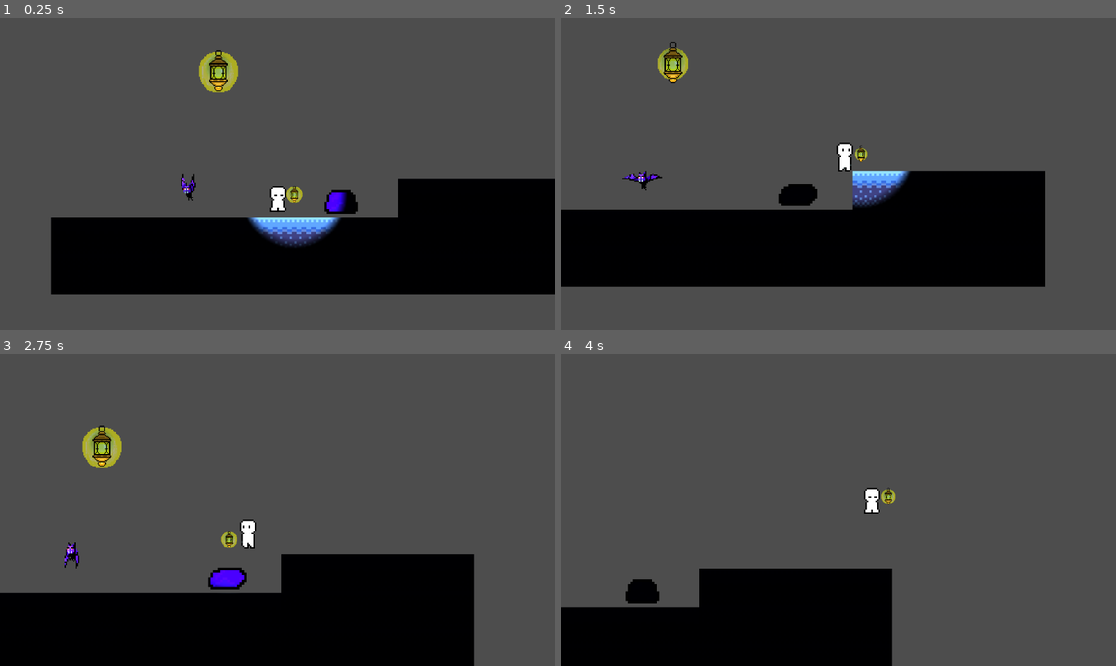
Above: before the commit, frames 1-4 (two rows, left to right).
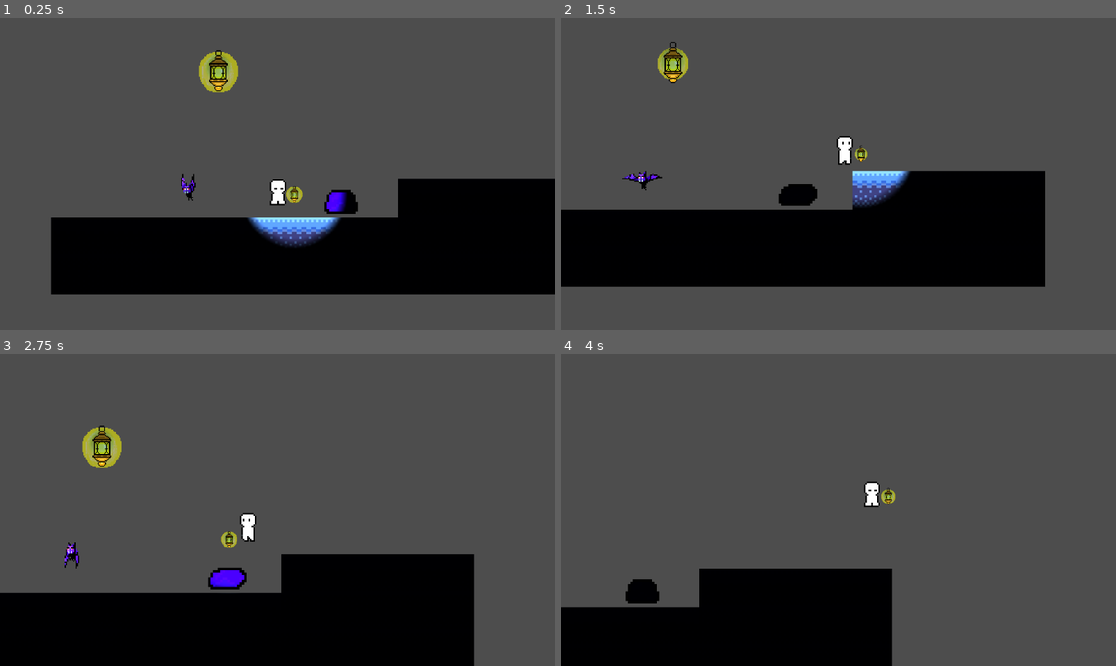
Above: after the commit, the same moments.

Repository: yaksies/campfireGame
Game: Godot game, scene res://scenes/game.tscn
Same seed, same stepped clock (60 frames per second), same inputs: the game is played once before the commit and once after it.
Inputs:
- Up to frame 1 (0.25 s): no input
- Up to frame 2 (1.5 s): hold D (move_right) from 0.53 s (still down); tap Space (jump) at 0.6, 0.77, 1.07, 1.35 s
- Up to frame 3 (2.75 s): tap Space (jump) at 1.52, 1.82, 2.1 s; release D (move_right) at 2.03 s; hold A (move_left) from 2.03 s (still down)
- Up to frame 4 (4 s): release A (move_left) at 2.78 s; hold D (move_right) from 2.78 s (still down); tap Space (jump) at 2.85, 3.02, 3.32, 3.6, 3.77 s

The runs differ from the first frame. In frame 1, 0.2% of the frame differs, in the area x 48-52%, y 51-63%; in frame 2, 0.2%; in frame 3, 0.2%; in frame 4, 0.2%.

Commit message:
Removed land animation

Diff:
--- a/campfire-game/scenes/player.tscn
+++ b/campfire-game/scenes/player.tscn
@@ -20,15 +20,10 @@
 [ext_resource type="Texture2D" uid="uid://w2sx5i01x7e4" path="res://assets/player/player-jump/sprite_4.png" id="17_4r5pv"]
 [ext_resource type="Texture2D" uid="uid://2vugjdiqh7bc" path="res://assets/player/player-jump/sprite_5.png" id="18_60mlk"]
 [ext_resource type="Texture2D" uid="uid://b1fxm065xgk1j" path="res://assets/player/player-jump/sprite_6.png" id="19_l71n6"]
-[ext_resource type="Texture2D" uid="uid://b3t11qnxkyr6i" path="res://assets/player/player-land/ground hit0.png" id="20_dt7fs"]
 [ext_resource type="Texture2D" uid="uid://cvqv6ptpunwmc" path="res://assets/player/player-walk/sprite_0.png" id="20_ke2ow"]
 [ext_resource type="Texture2D" uid="uid://ddl86ysae1m3q" path="res://assets/player/player-walk/sprite_1.png" id="21_ujl30"]
-[ext_resource type="Texture2D" uid="uid://0ichfdpepl4a" path="res://assets/player/player-land/ground hit1.png" id="21_wqfne"]
 [ext_resource type="Texture2D" uid="uid://c0mles78n2w7p" path="res://assets/player/player-walk/sprite_2.png" id="22_31cv2"]
-[ext_resource type="Texture2D" uid="uid://dmqav2uqyuoau" path="res://assets/player/player-land/ground hit2.png" id="22_wnwbv"]
-[ext_resource type="Texture2D" uid="uid://grlacbg6nij5" path="res://assets/player/player-land/ground hit3.png" id="23_gl8cc"]
 [ext_resource type="Texture2D" uid="uid://b0785ik5jgilw" path="res://assets/player/player-walk/sprite_3.png" id="23_pf23h"]
-[ext_resource type="Texture2D" uid="uid://bn8x3rv5y6f5l" path="res://assets/player/player-land/ground hit4.png" id="24_487ah"]
 
 [sub_resource type="SpriteFrames" id="SpriteFrames_dqkch"]
 animations = [{
@@ -98,26 +93,6 @@
 }, {
 "frames": [{
 "duration": 1.0,
-"texture": ExtResource("20_dt7fs")
-}, {
-"duration": 1.0,
-"texture": ExtResource("21_wqfne")
-}, {
-"duration": 1.0,
-"texture": ExtResource("22_wnwbv")
-}, {
-"duration": 1.0,
-"texture": ExtResource("23_gl8cc")
-}, {
-"duration": 1.0,
-"texture": ExtResource("24_487ah")
-}],
-"loop": false,
-"name": &"land",
-"speed": 6.0
-}, {
-"frames": [{
-"duration": 1.0,
 "texture": ExtResource("20_ke2ow")
 }, {
 "duration": 1.0,
@@ -134,54 +109,6 @@
 "speed": 12.0
 }]
 
-[sub_resource type="Animation" id="Animation_dt7fs"]
-resource_name = "RESET"
-
-[sub_resource type="Animation" id="Animation_wqfne"]
-resource_name = "land"
-tracks/0/type = "value"
-tracks/0/imported = false
-tracks/0/enabled = false
-tracks/0/path = NodePath(".:frame")
-tracks/0/interp = 1
-tracks/0/loop_wrap = true
-tracks/0/keys = {
-"times": PackedFloat32Array(0.033333335),
-"transitions": PackedFloat32Array(1),
-"update": 1,
-"values": [0]
-}
-tracks/1/type = "value"
-tracks/1/imported = false
-tracks/1/enabled = false
-tracks/1/path = NodePath(".:animation")
-tracks/1/interp = 1
-tracks/1/loop_wrap = true
-tracks/1/keys = {
-"times": PackedFloat32Array(0.033333335),
-"transitions": PackedFloat32Array(1),
-"update": 1,
-"values": [&"land"]
-}
-tracks/2/type = "value"
-tracks/2/imported = false
-tracks/2/enabled = false
-tracks/2/path = NodePath(".:offset")
-tracks/2/interp = 1
-tracks/2/loop_wrap = true
-tracks/2/keys = {
-"times": PackedFloat32Array(0.033333335),
-"transitions": PackedFloat32Array(1),
-"update": 0,
-"values": [Vector2(0, 14)]
-}
-
-[sub_resource type="AnimationLibrary" id="AnimationLibrary_wnwbv"]
-_data = {
-&"RESET": SubResource("Animation_dt7fs"),
-&"land": SubResource("Animation_wqfne")
-}
-
 [sub_resource type="RectangleShape2D" id="RectangleShape2D_qlg0r"]
 size = Vector2(27, 49)
 
@@ -193,12 +120,7 @@
 position = Vector2(2, 0)
 scale = Vector2(0.82, 0.794)
 sprite_frames = SubResource("SpriteFrames_dqkch")
-animation = &"land"
-offset = Vector2(0, 14)
-
-[node name="AnimationPlayer" type="AnimationPlayer" parent="." unique_id=1091539]
-root_node = NodePath("../AnimatedSprite2D")
-libraries/ = SubResource("AnimationLibrary_wnwbv")
+animation = &"idle"
 
 [node name="Lantern" parent="." unique_id=733144119 instance=ExtResource("3_qhqgy")]
 position = Vector2(28.000002, -4)
--- a/campfire-game/scripts/player.gd
+++ b/campfire-game/scripts/player.gd
@@ -3,65 +3,54 @@
 const SPEED = 150.0
 const JUMP_VELOCITY = -300.0
 
-var was_in_air = false
-
-# --- LANTERN VARIABLES ---
+# --- LANTERN & SPRITE NODES ---
 @onready var animated_sprite: AnimatedSprite2D = $AnimatedSprite2D
-@onready var anim_player: AnimationPlayer = $AnimationPlayer
-@onready var lantern: Node2D = $Lantern # Ensure this matches your Lantern's node name exactly
-@onready var lantern_pos: Marker2D = $LanternPos # Ensure you have a Marker2D node added
+@onready var lantern: Node2D = $Lantern
+@onready var lantern_pos: Marker2D = $LanternPos
 
 func _physics_process(delta: float) -> void:
-	# Add the gravity.
+	# 1. Add Gravity
 	if not is_on_floor():
 		velocity += get_gravity() * delta
-		was_in_air = true
-		animated_sprite.play("jump")
 
-	# Handle jump.
+	# 2. Handle Jump
 	if Input.is_action_just_pressed("jump") and is_on_floor():
 		velocity.y = JUMP_VELOCITY
-		anim_player.stop()
 
-	# Get movement direction
+	# 3. Get Input Direction
 	var direction := Input.get_axis("move_left", "move_right")
 
-	# Flip Logic (Sprite AND Lantern Position)
-	if direction > 0:
-		animated_sprite.flip_h = false
-		# Move the marker to the right side of the player
-		lantern_pos.position.x = abs(lantern_pos.position.x)
-	elif direction < 0:
-		animated_sprite.flip_h = true
-		# Move the marker to the left side of the player
-		lantern_pos.position.x = -abs(lantern_pos.position.x)
-
-	# --- MAKE LANTERN FOLLOW ---
-	if lantern and lantern_pos:
-		# Use lerp for a smooth 'swinging' follow effect,
-		# or just use = lantern_pos.position for instant snapping
-		lantern.position = lantern.position.lerp(lantern_pos.position, 0.2)
-
-	# Animation State Machine
-	if is_on_floor():
-		if was_in_air:
-			anim_player.play("land")
-			was_in_air = false
-
-		if anim_player.is_playing() and anim_player.current_animation == "land":
-			if direction != 0:
-				anim_player.stop()
-				animated_sprite.play("run")
-		else:
-			if direction == 0:
-				animated_sprite.play("idle")
-			else:
-				animated_sprite.play("run")
-
-	# Apply movement
+	# 4. Movement & Friction
 	if direction:
 		velocity.x = direction * SPEED
 	else:
 		velocity.x = move_toward(velocity.x, 0, SPEED)
 
+	# 5. Flip Logic (Sprite & Lantern Position)
+	if direction > 0:
+		animated_sprite.flip_h = false
+		lantern_pos.position.x = abs(lantern_pos.position.x)
+	elif direction < 0:
+		animated_sprite.flip_h = true
+		lantern_pos.position.x = -abs(lantern_pos.position.x)
+
+	# 6. Lantern Following (Smooth Lerp)
+	if lantern and lantern_pos:
+		lantern.position = lantern.position.lerp(lantern_pos.position, 0.2)
+
+	# Apply physics
 	move_and_slide()
+
+	# Update animations after movement is calculated
+	update_animations(direction)
+
+func update_animations(direction: float) -> void:
+	if not is_on_floor():
+		# Play jump if in the air
+		animated_sprite.play("jump")
+	elif direction != 0:
+		# Play run if moving on the ground
+		animated_sprite.play("run")
+	else:
+		# Play idle if standing still on the ground
+		animated_sprite.play("idle")
